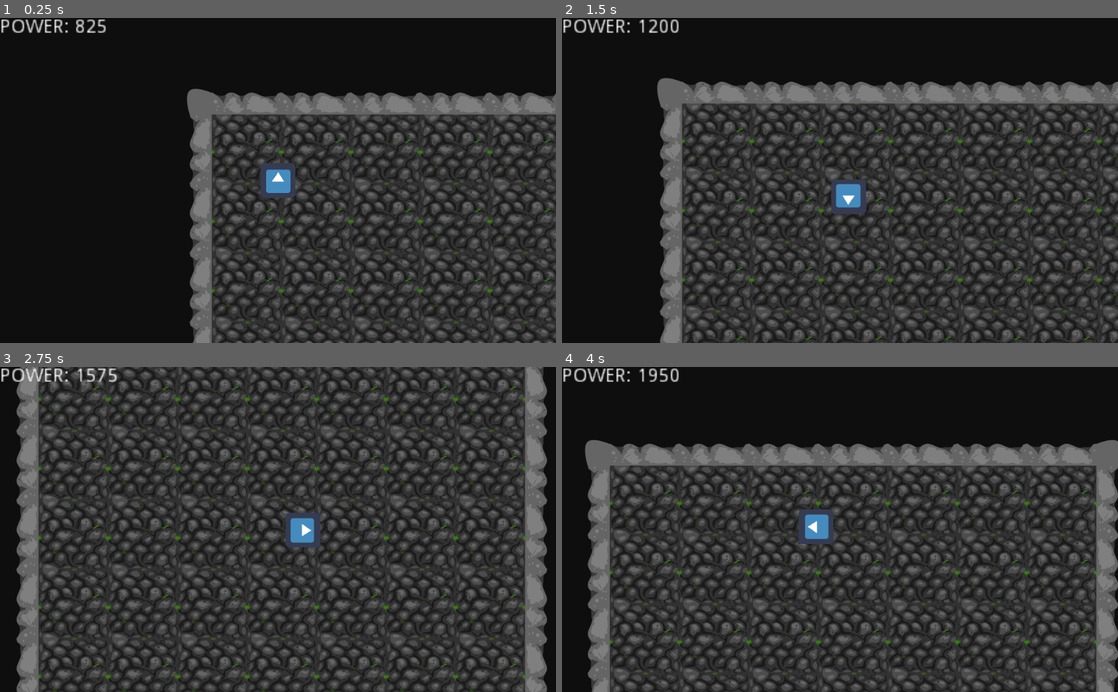
Above: before the commit, frames 1-4 (two rows, left to right).
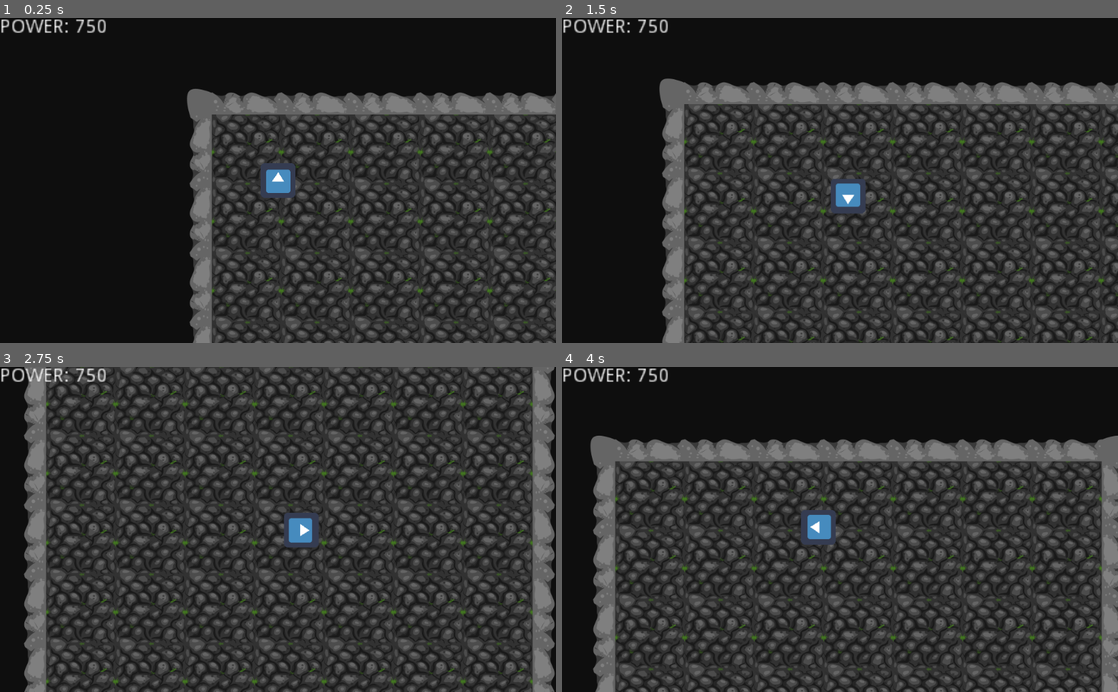
Above: after the commit, the same moments.

Repository: hnr250/FromHeroToZero
Game: Godot game, scene res://Field.tscn
Same seed, same stepped clock (60 frames per second), same inputs: the game is played once before the commit and once after it. The engine's default icon, where the game draws it, is replaced by a stand-in: a white triangle on a blue panel in a dark square.
Inputs:
- Up to frame 1 (0.25 s): no input
- Up to frame 2 (1.5 s): hold Right (ui_right) 0.53-1.28 s; hold Down (ui_down) from 1.28 s (still down)
- Up to frame 3 (2.75 s): release Down (ui_down) at 2.03 s; hold Right (ui_right) from 2.03 s (still down)
- Up to frame 4 (4 s): release Right (ui_right) at 2.78 s; hold Up (ui_up) 2.78-3.53 s; hold Left (ui_left) from 3.53 s (still down)

The runs differ from the first frame. In frame 1, 0.1% of the frame differs, in the area x 13-20%, y 0-5%; in frame 2, 13%; in frame 3, 43%, in the area x 2-100%, y 0-100%; in frame 4, 34%.

Commit message:
Change node names, Add pickups spawns, Adjust number of spawned items, Refactor collision actions

Diff:
--- a/Field.tscn
+++ b/Field.tscn
@@ -6,12 +6,12 @@
 [ext_resource path="res://Objects/GUI_camera.tscn" type="PackedScene" id=4]
 [ext_resource path="res://Scripts/Spawner.gd" type="Script" id=5]
 
-[sub_resource type="RectangleShape2D" id=2]
+[sub_resource type="RectangleShape2D" id=1]
 
 custom_solver_bias = 0.0
 extents = Vector2( 50, 50 )
 
-[node name="Tileset" type="Node2D" index="0"]
+[node name="Tileset" type="Node2D"]
 
 self_modulate = Color( 0, 0, 0, 1 )
 scale = Vector2( 0.5, 0.5 )
@@ -39,17 +39,17 @@
 tile_data = PoolIntArray( 0, 5, 0, 1, 4, 0, 2, 4, 0, 3, 4, 0, 4, 4, 0, 5, 4, 0, 6, 4, 0, 7, 4, 0, 8, 6, 0, 65536, 1, 0, …(4407 unchanged characters)…
 _sections_unfolded = [ "Cell", "Collision" ]
 
-[node name="KinematicBody2D" parent="." index="1" instance=ExtResource( 3 )]
+[node name="player" parent="." index="1" instance=ExtResource( 3 )]
 
 position = Vector2( 250, 250 )
 
-[node name="Camera2D" parent="KinematicBody2D" index="2" instance=ExtResource( 4 )]
+[node name="Camera2D" parent="player" index="2" instance=ExtResource( 4 )]
 
 smoothing_enabled = true
 offset_v = 0.15
 offset_h = 0.15
 
-[node name="CanvasLayer" type="CanvasLayer" parent="." index="2"]
+[node name="GUI" type="CanvasLayer" parent="." index="2"]
 
 layer = 1
 offset = Vector2( 0, 0 )
@@ -57,7 +57,7 @@
 scale = Vector2( 1, 1 )
 transform = Transform2D( 1, 0, 0, 1, 0, 0 )
 
-[node name="Label" type="Label" parent="CanvasLayer" index="0"]
+[node name="Label" type="Label" parent="GUI" index="0"]
 
 anchor_left = 0.0
 anchor_top = 0.0
@@ -79,6 +79,7 @@
 
 [node name="Spawner" type="Area2D" parent="." index="3"]
 
+editor/display_folded = true
 input_pickable = true
 gravity_vec = Vector2( 0, 1 )
 gravity = 98.0
@@ -95,122 +96,124 @@
 [node name="CollisionShape2D2" type="CollisionShape2D" parent="Spawner" index="0"]
 
 position = Vector2( 384.902, 347.692 )
-shape = SubResource( 2 )
+shape = SubResource( 1 )
 
 [node name="CollisionShape2D3" type="CollisionShape2D" parent="Spawner" index="1"]
 
 position = Vector2( 784.902, 347.692 )
-shape = SubResource( 2 )
+shape = SubResource( 1 )
 
 [node name="CollisionShape2D4" type="CollisionShape2D" parent="Spawner" index="2"]
 
 position = Vector2( 384.902, 727.692 )
-shape = SubResource( 2 )
+shape = SubResource( 1 )
 _sections_unfolded = [ "Transform" ]
 
 [node name="CollisionShape2D5" type="CollisionShape2D" parent="Spawner" index="3"]
 
 position = Vector2( 784.902, 727.692 )
-shape = SubResource( 2 )
+shape = SubResource( 1 )
 
 [node name="CollisionShape2D6" type="CollisionShape2D" parent="Spawner" index="4"]
 
 position = Vector2( 384.902, 1107.69 )
-shape = SubResource( 2 )
+shape = SubResource( 1 )
 
 [node name="CollisionShape2D7" type="CollisionShape2D" parent="Spawner" index="5"]
 
 position = Vector2( 784.902, 1107.69 )
-shape = SubResource( 2 )
+shape = SubResource( 1 )
 
 [node name="CollisionShape2D8" type="CollisionShape2D" parent="Spawner" index="6"]
 
 position = Vector2( 1204.9, 1007.69 )
-shape = SubResource( 2 )
+shape = SubResource( 1 )
 
 [node name="CollisionShape2D9" type="CollisionShape2D" parent="Spawner" index="7"]
 
 position = Vector2( 1604.9, 1007.69 )
-shape = SubResource( 2 )
+shape = SubResource( 1 )
 
 [node name="CollisionShape2D10" type="CollisionShape2D" parent="Spawner" index="8"]
 
 position = Vector2( 2004.9, 1007.69 )
-shape = SubResource( 2 )
+shape = SubResource( 1 )
 
 [node name="CollisionShape2D11" type="CollisionShape2D" parent="Spawner" index="9"]
 
 position = Vector2( 2244.9, 1367.69 )
-shape = SubResource( 2 )
+shape = SubResource( 1 )
 
 [node name="CollisionShape2D12" type="CollisionShape2D" parent="Spawner" index="10"]
 
 position = Vector2( 1304.9, 1427.69 )
-shape = SubResource( 2 )
+shape = SubResource( 1 )
 
 [node name="CollisionShape2D13" type="CollisionShape2D" parent="Spawner" index="11"]
 
 position = Vector2( 904.902, 1467.69 )
-shape = SubResource( 2 )
+shape = SubResource( 1 )
 
 [node name="CollisionShape2D14" type="CollisionShape2D" parent="Spawner" index="12"]
 
 position = Vector2( 504.902, 1467.69 )
-shape = SubResource( 2 )
+shape = SubResource( 1 )
 
 [node name="CollisionShape2D15" type="CollisionShape2D" parent="Spawner" index="13"]
 
 position = Vector2( 364.902, 1827.69 )
-shape = SubResource( 2 )
+shape = SubResource( 1 )
 
 [node name="CollisionShape2D16" type="CollisionShape2D" parent="Spawner" index="14"]
 
 position = Vector2( 764.902, 1827.69 )
-shape = SubResource( 2 )
+shape = SubResource( 1 )
 
 [node name="CollisionShape2D17" type="CollisionShape2D" parent="Spawner" index="15"]
 
 position = Vector2( 1164.9, 1827.69 )
-shape = SubResource( 2 )
+shape = SubResource( 1 )
 
 [node name="CollisionShape2D18" type="CollisionShape2D" parent="Spawner" index="16"]
 
 position = Vector2( 2244.9, 1767.69 )
-shape = SubResource( 2 )
+shape = SubResource( 1 )
 
 [node name="CollisionShape2D19" type="CollisionShape2D" parent="Spawner" index="17"]
 
 position = Vector2( 2224.9, 2067.69 )
-shape = SubResource( 2 )
+shape = SubResource( 1 )
 
 [node name="CollisionShape2D20" type="CollisionShape2D" parent="Spawner" index="18"]
 
 position = Vector2( 1824.9, 2087.69 )
-shape = SubResource( 2 )
+shape = SubResource( 1 )
 
 [node name="CollisionShape2D21" type="CollisionShape2D" parent="Spawner" index="19"]
 
 position = Vector2( 1444.9, 2087.69 )
-shape = SubResource( 2 )
+shape = SubResource( 1 )
 
 [node name="CollisionShape2D22" type="CollisionShape2D" parent="Spawner" index="20"]
 
 position = Vector2( 964.902, 2087.69 )
-shape = SubResource( 2 )
+shape = SubResource( 1 )
 
 [node name="CollisionShape2D23" type="CollisionShape2D" parent="Spawner" index="21"]
 
 position = Vector2( 544.902, 2067.69 )
-shape = SubResource( 2 )
+shape = SubResource( 1 )
 
 [node name="CollisionShape2D24" type="CollisionShape2D" parent="Spawner" index="22"]
 
 position = Vector2( 1804.9, 1147.69 )
-shape = SubResource( 2 )
+shape = SubResource( 1 )
 
 [node name="CollisionShape2D25" type="CollisionShape2D" parent="Spawner" index="23"]
 
 position = Vector2( 2204.9, 947.692 )
-shape = SubResource( 2 )
+shape = SubResource( 1 )
 
 [node name="Enemies" type="Node" parent="." index="4"]
+
+[node name="Pickups" type="Node" parent="." index="5"]
--- a/Objects/Player.tscn
+++ b/Objects/Player.tscn
@@ -8,7 +8,7 @@
 custom_solver_bias = 0.0
 extents = Vector2( 15.8518, 12.9558 )
 
-[node name="KinematicBody2D" type="KinematicBody2D" index="0"]
+[node name="player" type="KinematicBody2D"]
 
 input_pickable = false
 collision_layer = 1
--- a/Objects/unknownPickup.tscn
+++ b/Objects/unknownPickup.tscn
@@ -3,16 +3,13 @@
 [ext_resource path="res://Scripts/unknownPickup.gd" type="Script" id=1]
 [ext_resource path="res://Graphics/QuestionBlock.png" type="Texture" id=2]
 
-
-[sub_resource type="RectangleShape2D" id=2]
+[sub_resource type="RectangleShape2D" id=1]
 
 custom_solver_bias = 0.0
 extents = Vector2( 10, 10 )
 
 [node name="unknownPickup" type="StaticBody2D"]
 
-position = Vector2( 400, 600 )
-scale = Vector2( 0.25, 0.25 )
 input_pickable = false
 collision_layer = 1
 collision_mask = 1
@@ -25,11 +22,12 @@
 
 [node name="Sprite" type="Sprite" parent="." index="0"]
 
+scale = Vector2( 0.25, 0.25 )
 texture = ExtResource( 2 )
 _sections_unfolded = [ "Transform" ]
 
 [node name="CollisionShape2D" type="CollisionShape2D" parent="." index="1"]
 
-scale = Vector2( 12, 12 )
-shape = SubResource( 2 )
+scale = Vector2( 3, 3 )
+shape = SubResource( 1 )
 _sections_unfolded = [ "Transform" ]
--- a/Scripts/Enemy.gd
+++ b/Scripts/Enemy.gd
@@ -1,19 +1,20 @@
 extends Node
 
-# class member variables go here, for example:
-# var a = 2
-# var b = "textvar"
 var POWER = 1000;
 var VELOCITY = 0;
 var is_enemy = true;
 
 
 func _ready():
-	# Called every time the node is added to the scene.
-	# Initialization here
 	pass
 
-#func _process(delta):
-#	# Called every frame. Delta is time since last frame.
-#	# Update game logic here.
-#	pass
+func do_collide(player):
+	#update stats
+	player.power = player.power - POWER
+
+	#despawn
+	var spawner = get_tree().get_root().get_node("Tileset/Spawner")
+	spawner.enemies = spawner.enemies - 1
+	queue_free()
+
+	return player
--- a/Scripts/Spawner.gd
+++ b/Scripts/Spawner.gd
@@ -1,28 +1,37 @@
 extends Area2D
 
-# class member variables go here, for example:
-# var a = 2
-# var b = "textvar"
 var timer = 0
 var timeout = 1
+var enemies = 0
+var max_enemites = 5
+var pickups = 0
+var max_pickups = 5
 var enemy_object = load("res://Objects/enemy.tscn")
+var pickup_object = load("res://Objects/unknownPickup.tscn")
 
 func _ready():
-	# Called every time the node is added to the scene.
-	# Initialization here
 	randomize()
 	pass
 
 func _physics_process(delta):
 	timer+=delta
 	if(timer>timeout):
-		var children = get_children()
-		var selected_spawn_point = get_child(randi()%get_child_count());
-		var shape = selected_spawn_point.shape.extents
-		print(shape.x)
-		var spawn_point = selected_spawn_point.global_position+Vector2(rand_range(-shape.x,shape.x),rand_range(-shape.y,shape.y))
-		print(spawn_point)
-		var new_enemy = enemy_object.instance()
-		new_enemy.position = spawn_point
-		$"../Enemies".add_child(new_enemy)
-		timer = 0
+		var what_to_spawn = randi()%2
+		if what_to_spawn == 0 && enemies < max_enemites:
+			var new_enemy = enemy_object.instance()
+			new_enemy.position = get_random_spawn_position()
+			$"../Enemies".add_child(new_enemy)
+			enemies = enemies + 1
+			timer = 0
+		if what_to_spawn == 1 && pickups < max_pickups:
+			var new_pickup = pickup_object.instance()
+			new_pickup.position = get_random_spawn_position()
+			$"../Pickups".add_child(new_pickup)
+			pickups = pickups + 1
+			timer = 0
+
+func get_random_spawn_position():
+	var children = get_children()
+	var selected_spawn_point = get_child(randi()%get_child_count());
+	var shape = selected_spawn_point.shape.extents
+	return selected_spawn_point.global_position+Vector2(rand_range(-shape.x,shape.x),rand_range(-shape.y,shape.y))
--- a/Scripts/World.gd
+++ b/Scripts/World.gd
@@ -7,14 +7,14 @@
 	_update_GUI()
 
 func _update_GUI():
-	var player = get_node("KinematicBody2D")
+	var player = get_node("player")
 	#var label = get_node("KinematicBody2D/Camera2D/Label")
-	var label = get_node("CanvasLayer/Label")
+	var label = get_node("GUI/Label")
 
 	label.text = _get_power_text(player)
 
 func _get_power_text(player):
-	var POWER = player.POWER
+	var POWER = player.STATS.power
 	if POWER <= 9000:
 		return "POWER: " + str(POWER)
 	else:
--- a/Scripts/player.gd
+++ b/Scripts/player.gd
@@ -1,21 +1,12 @@
 extends KinematicBody2D
 
-var VELOCITY = 2
-var POWER = 750
+var STATS = {"power": 750, "velocity":2}
 
 var ROTATION_ANGLE = 0
 
 func _physics_process(delta):
 	var vector = _move_player()
 	_update_player_texture(vector)
-
-	_update_power()
-
-func _update_power():
-	#TODO: create proper updating algorithm
-	POWER = POWER + 5
-	if POWER <= 9000:
-		VELOCITY = VELOCITY + 0.001
 
 func _move_player():
 	var horizontal_movement = 0
@@ -36,7 +27,7 @@
 		horizontal_movement = horizontal_movement /1.4143
 		vertical_movement = vertical_movement /1.4143
 
-	movement_vector = Vector2(horizontal_movement*VELOCITY,vertical_movement*VELOCITY)
+	movement_vector = Vector2(horizontal_movement*STATS.velocity,vertical_movement*STATS.velocity)
 	var collision = move_and_collide(movement_vector)
 	checkCollision(collision)
 
@@ -53,8 +44,6 @@
 	if(collision):
 		var collider = collision.collider
 		if(collider.is_in_group("enemy")):
-			POWER = POWER - collider.POWER
-			collider.queue_free()
+			STATS = collider.do_collide(STATS)
 		if(collider.is_in_group("pickup")):
-			POWER = POWER + collider.POWER_MODIFIER
-			collider.do_collide()
+			STATS = collider.do_collide(STATS)
--- a/Scripts/unknownPickup.gd
+++ b/Scripts/unknownPickup.gd
@@ -1,11 +1,20 @@
 extends StaticBody2D
 
-var POWER_MODIFIER = 2000;
+var POWER_MODIFIER = 1000
+var VELOCITY_MODIFIER = 0.5
 
 func _ready():
 	add_to_group("pickup");
 	pass
 
-func do_collide():
+func do_collide(player):
+	#update stats
+	player.power = player.power + POWER_MODIFIER
+	player.velocity = player.velocity + VELOCITY_MODIFIER
+
+	#despawn
+	var spawner = get_tree().get_root().get_node("Tileset/Spawner")
+	spawner.pickups = spawner.pickups - 1
 	queue_free()
-	pass
+
+	return player
